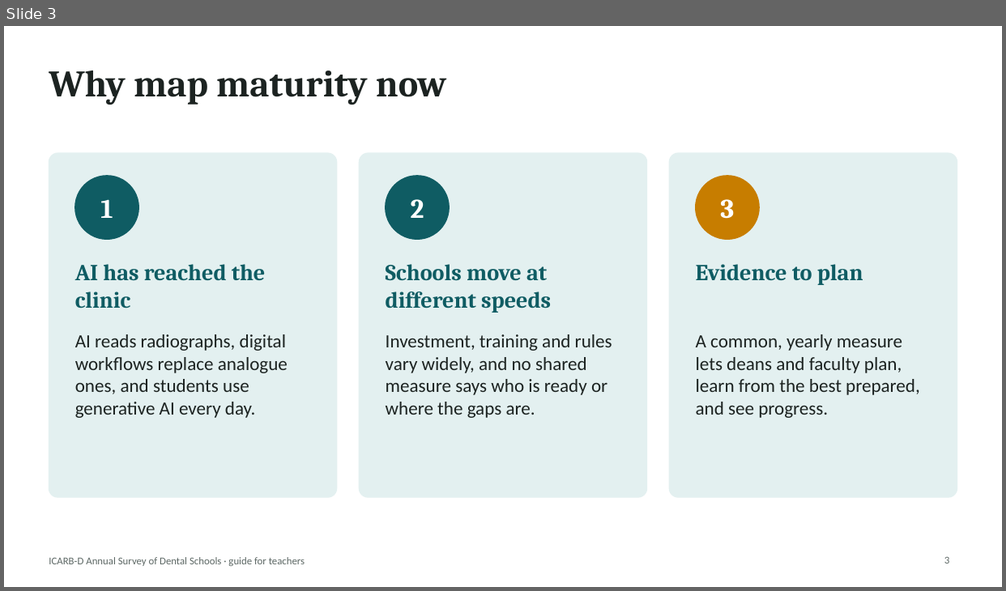
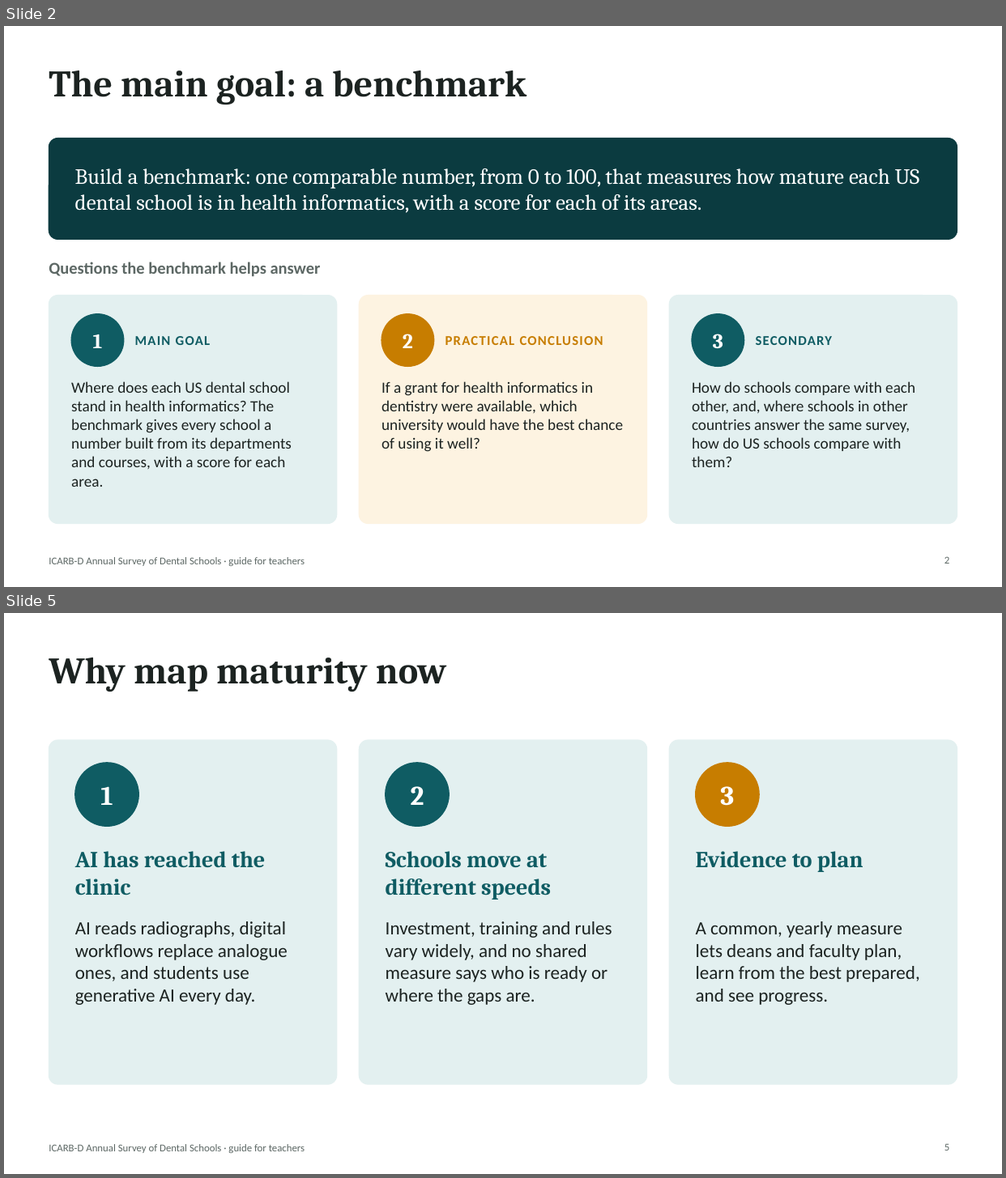
Before and after one commit to igoralves1/AI-assessment-DS-2026, a slide deck: public/downloads/ICARB-D-Survey-Teacher-Slides.pptx. Shown one above the other, each under a label of ours: slide 3 before the commit, slides 2 and 5 after it; the slides between them are not shown. The pictures are 1006x591 and 1006x1178 pixels, drawn with LibreOffice and Linux fonts; fonts in the diff are those of the drawing. Boxes give left, top, right and bottom in pixels: in the first picture for what was removed or moved away, otherwise in the second. Text is boxed around its words. In the diff, an @@ line names an element or a change of style, - is before the commit and + after.

Commit message:
Benchmark of health informatics maturity, answered by course directors
- Main goal: a 0-100 benchmark per US dental school; key questions include which university could best use a grant; comparisons are secondary
- Health informatics is the umbrella: information systems, AI, robotics and digital dentistry, bioinformatics, software development for health
- New software development items (G13-G16, domain SWD) and self-ratings M12-M13
- University -> departments -> courses: each course director answers for their course; school-wide and department forms removed (A17)
- Analysis: benchmark, area and funding readiness indices; course -> department -> school roll-up
- Guide, Word/PDF questionnaire, README and teacher slides updated (version 3.0.0)

```diff
--- a/public/downloads/ICARB-D-Survey-Teacher-Slides.pptx
+++ b/public/downloads/ICARB-D-Survey-Teacher-Slides.pptx
@@ slide 2 added at <box>4,26,1002,587</box>, background #FFFFFF; not listed: 1 template element that a slide beside it also shows @@
@@ title added at <box>49,71,526,105</box>, 36 pt, text #1C2321, bold @@
+The main goal: a benchmark
@@ rounded rectangle added at <box>49,139,957,239</box>, fill #0B3B40, outline #0B3B40 1 pt @@
@@ text added at <box>75,169,920,213</box>, 21 pt, text #FFFFFF @@
+Build a benchmark: one comparable number, from 0 to 100, that measures how mature each US dental school is in health informatics, with a score for each of its areas.
@@ text added at <box>49,262,321,276</box>, 16 pt, text #5D6865, bold @@
+Questions the benchmark helps answer
@@ rounded rectangle added at <box>49,296,336,524</box>, fill #E3F0F0, outline #E3F0F0 1 pt @@
@@ ellipse added at <box>71,314,124,367</box>, fill #0F5C63, outline #0F5C63 1 pt @@
@@ rounded rectangle added at <box>359,296,646,524</box>, fill #FDF3E1, outline #FDF3E1 1 pt @@
@@ ellipse added at <box>381,314,434,367</box>, fill #C77D00, outline #C77D00 1 pt @@
@@ rounded rectangle added at <box>670,296,957,524</box>, fill #E3F0F0, outline #E3F0F0 1 pt @@
@@ ellipse added at <box>692,314,744,367</box>, fill #0F5C63, outline #0F5C63 1 pt @@
@@ text added at <box>93,335,103,348</box>, 20 pt, text #FFFFFF, bold @@
+1
@@ text added at <box>135,336,211,345</box>, 13 pt, text #0F5C63, bold @@
+MAIN GOAL
@@ text added at <box>403,334,413,348</box>, 20 pt, text #FFFFFF, bold @@
+2
@@ text added at <box>445,336,603,345</box>, 13 pt, text #C77D00, bold @@
+PRACTICAL CONCLUSION
@@ text added at <box>713,334,723,349</box>, 20 pt, text #FFFFFF, bold @@
+3
@@ text added at <box>756,336,833,345</box>, 13 pt, text #0F5C63, bold @@
+SECONDARY
@@ text added at <box>71,382,292,487</box>, 15 pt, text #1C2321 @@
+Where does each US dental school stand in health informatics? The benchmark gives every school a number built from its departments and courses, with a score for each area.
@@ text added at <box>381,382,623,452</box>, 15 pt, text #1C2321 @@
+If a grant for health informatics in dentistry were available, which university would have the best chance of using it well?
@@ text added at <box>692,382,915,467</box>, 15 pt, text #1C2321 @@
+How do schools compare with each other, and, where schools in other countries answer the same survey, how do US schools compare with them?
@@ page number added at <box>944,557,949,564</box>, 10 pt, text #5D6865 @@
+2
@@ what was slide 3 is now slide 5 @@
@@ page number at <box>944,1144,949,1151</box>: text changed @@
-3
+5
```
Also in this commit, not shown: 13 slides changed, 3 other slides added, 1 slide removed, 15 other files.
